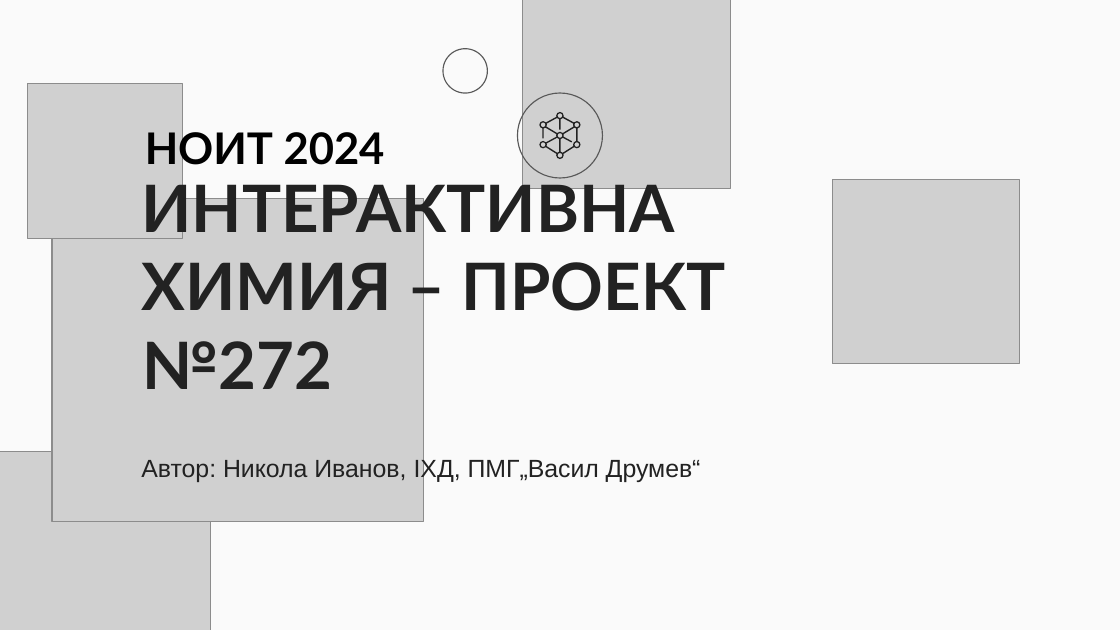
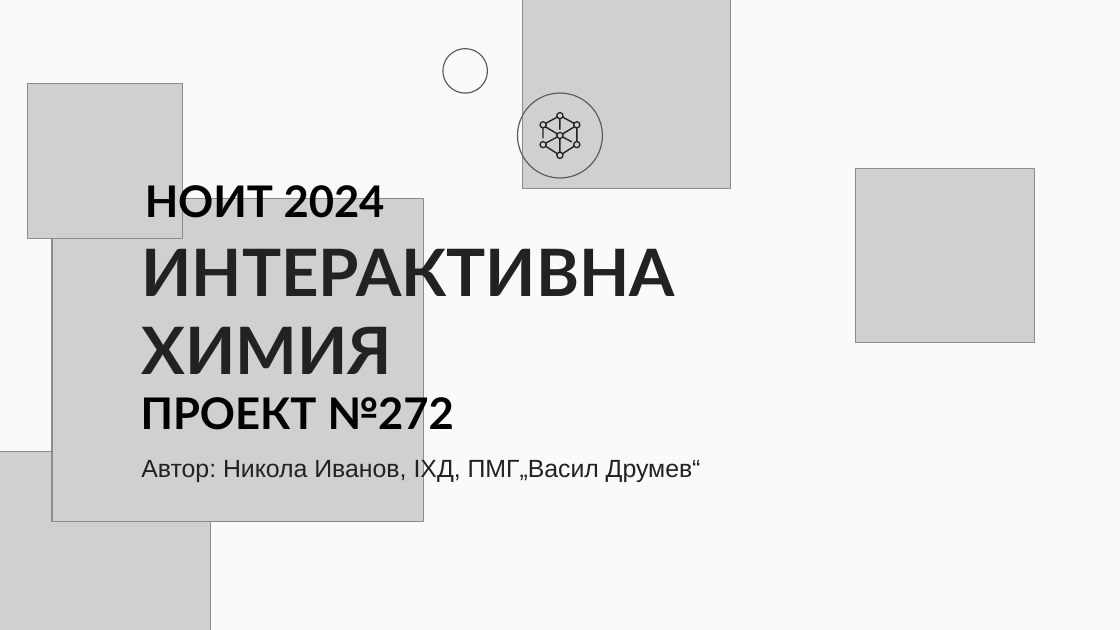
Before and after one commit to NikolaIvanov0821/Interactive-Chemie, a slide deck: slide 1 of Интерактивна химия.pptx. Drawn at 1120x630 pixels with LibreOffice and Linux fonts; fonts in the diff are those of the drawing; grey boxes stand for pictures. Boxes give left, top, right and bottom in pixels: in the first picture for what was removed or moved away, otherwise in the second. Text is boxed around its words. In the diff, an @@ line names an element or a change of style, - is before the commit and + after.

```diff
--- a/Интерактивна химия.pptx
+++ b/Интерактивна химия.pptx
@@ text "НОИТ 2024": place and size @@
-text "НОИТ 2024" at (145, 126, 385, 172)
+text "НОИТ 2024" at (145, 180, 385, 226)
@@ picture: place and size @@
-picture at (832, 179, 1019, 364)
+picture at (856, 168, 1035, 342)
@@ title at (141, 239, 674, 374): text changed @@
-ИНТЕРАКТИВНА
-ХИМИЯ – ПРОЕКТ №272
+ИНТЕРАКТИВНА
+ХИМИЯ
@@ text added at (141, 391, 454, 437), 28 pt, text #000000, bold @@
+ПРОЕКТ №272
```
Also in this commit, not shown: 2 other slides changed, 5 other files.
